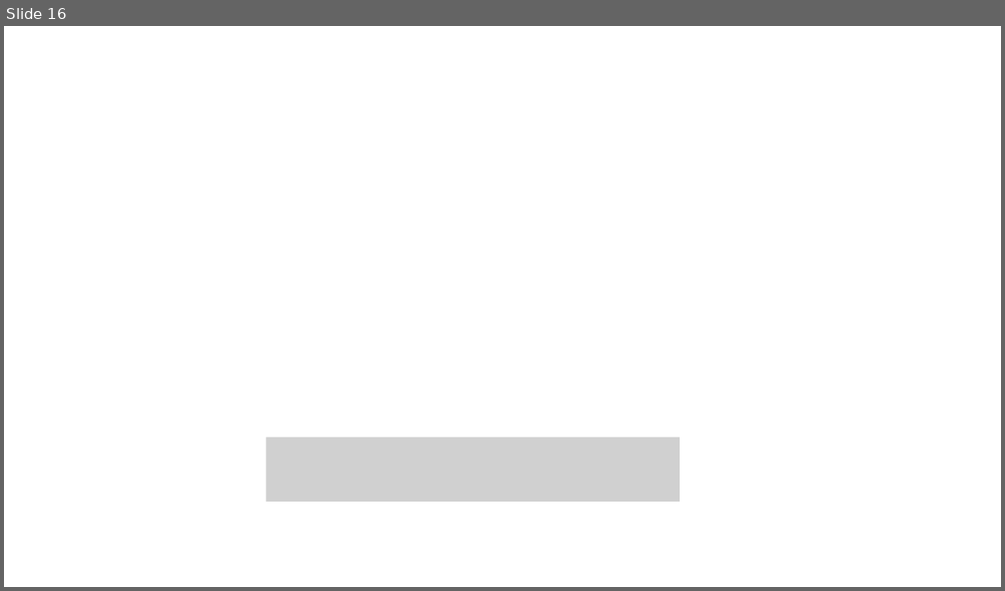
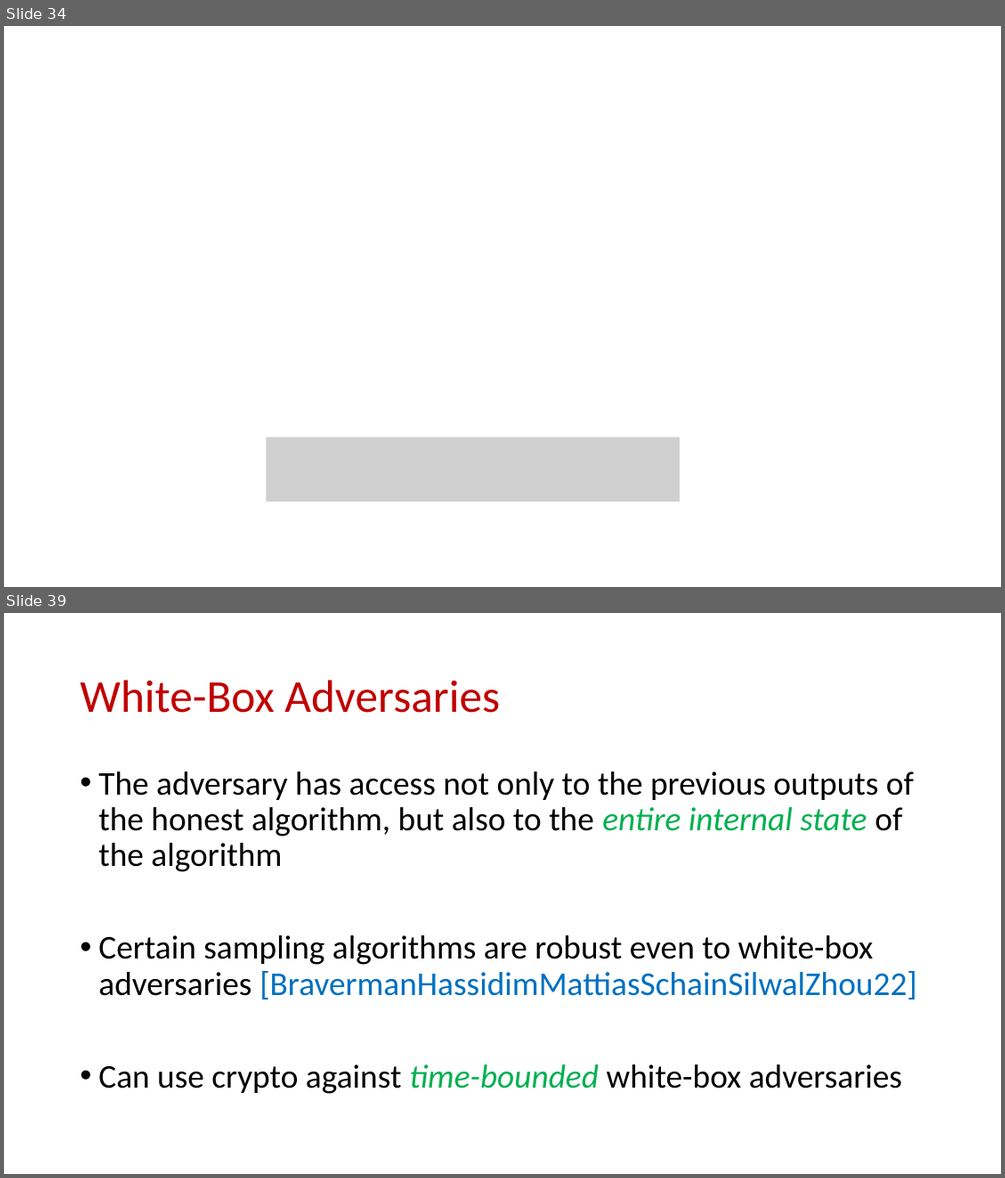
Before and after one commit to samsonzhou/samsonzhou.github.io, a slide deck: other-talks/Adversarial Robustness in the Streaming Model.pptx. Shown one above the other, each under a label of ours: slide 16 before the commit, slides 34 and 39 after it; the slides between them are not shown. The pictures are 1005x591 and 1005x1178 pixels, drawn with LibreOffice and Linux fonts; fonts in the diff are those of the drawing; grey boxes stand for pictures. Boxes give left, top, right and bottom in pixels: in the first picture for what was removed or moved away, otherwise in the second. Text is boxed around its words. In the diff, an @@ line names an element or a change of style, - is before the commit and + after.

```diff
--- a/other-talks/Adversarial Robustness in the Streaming Model.pptx
+++ b/other-talks/Adversarial Robustness in the Streaming Model.pptx
@@ slide 39 added at <box>4,613,1001,1174</box>, background #FFFFFF @@
@@ title added at <box>80,680,500,713</box>, 44 pt, text #C00000 @@
+White-Box Adversaries
@@ text added at <box>98,771,917,1094</box>, 32 pt, text #000000 @@
+• The adversary has access not only to the previous outputs of the honest algorithm, but also to the entire internal state of the algorithm
+• Certain sampling algorithms are robust even to white-box adversaries [BravermanHassidimMattiasSchainSilwalZhou22]
+• Can use crypto against time-bounded white-box adversaries
@@ what was slide 16 is now slide 34 @@
```
Also in this commit, not shown: 1 slide changed, 21 other slides added, 3 slides removed, 1 other file.
